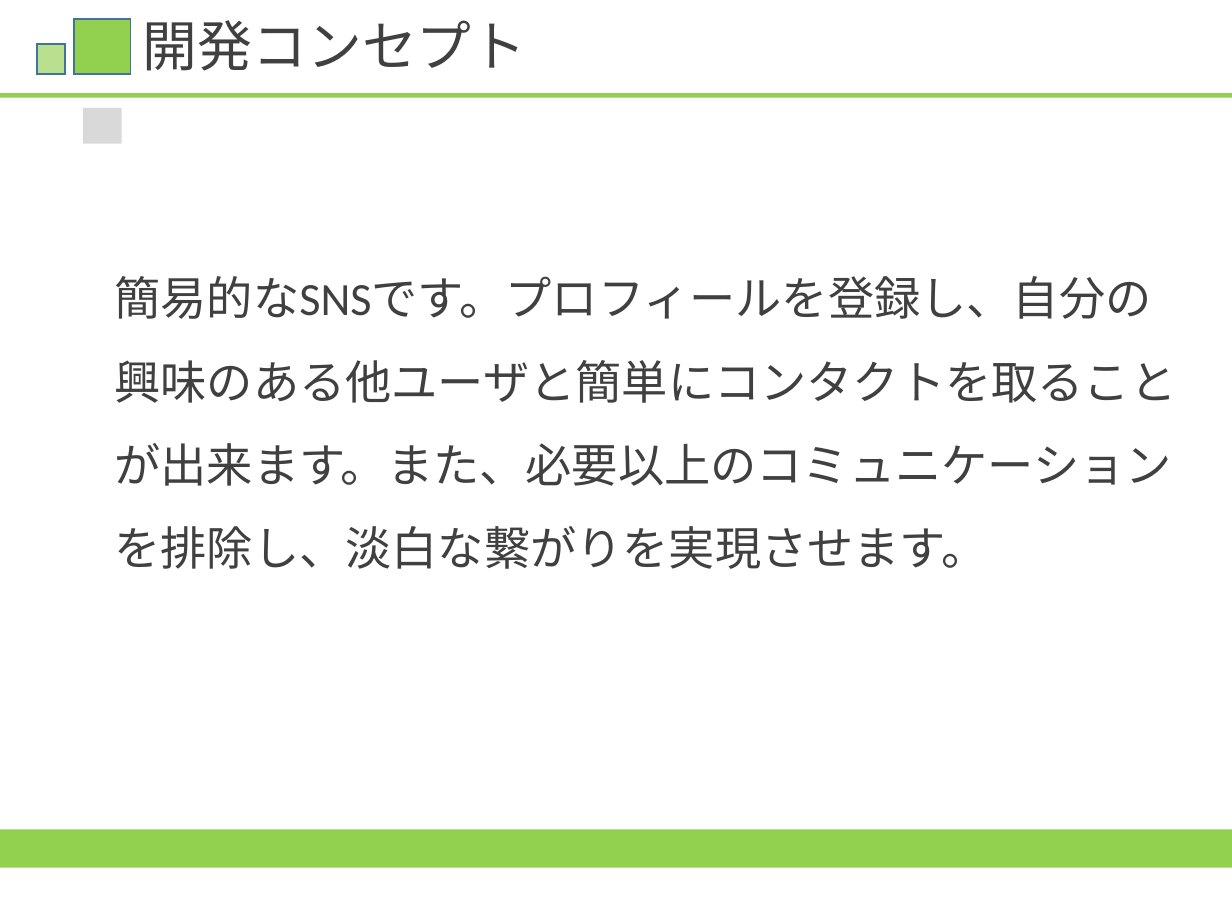
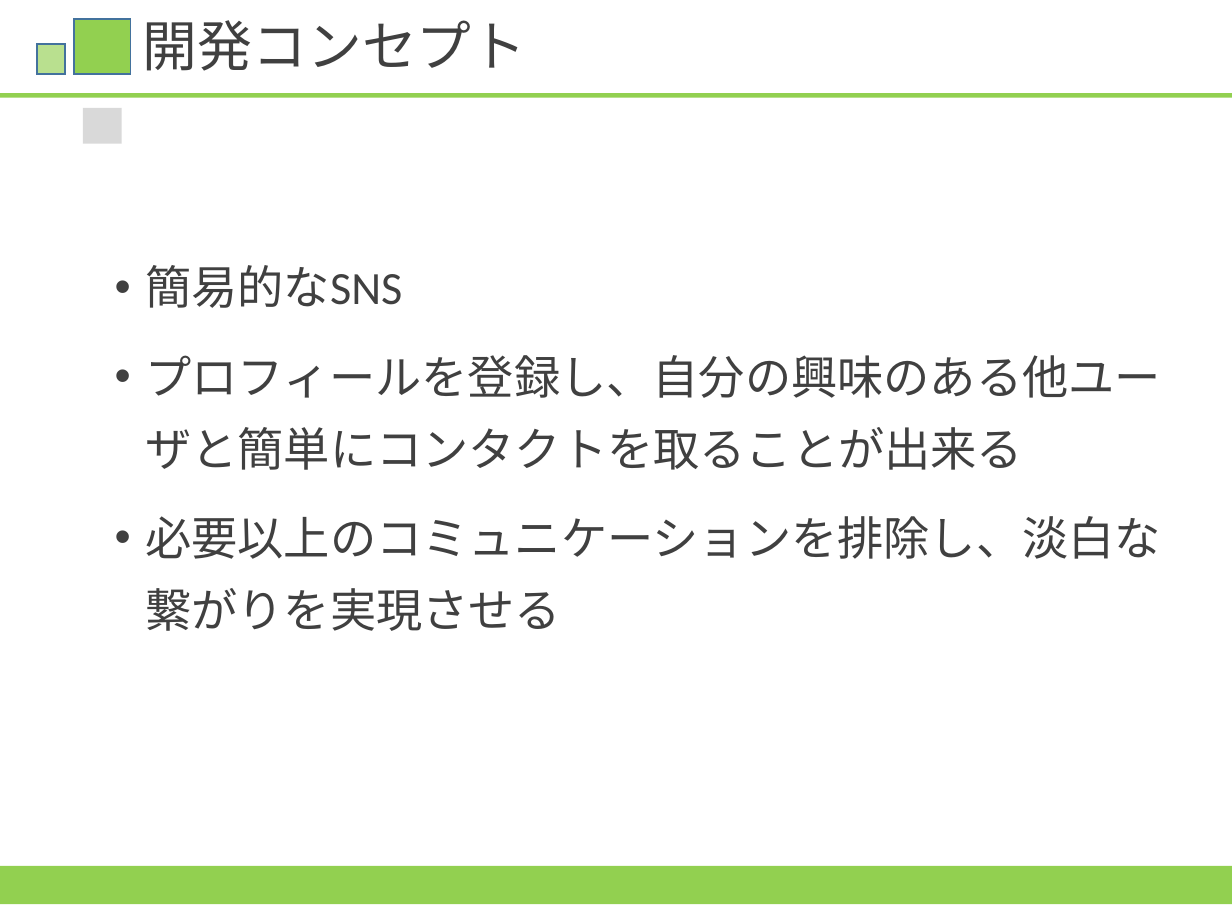
Before and after one commit to HamuroAC/Hamfile, a slide deck: slide 4 of 資料/発表資料.pptx. Drawn at 1232x924 pixels with LibreOffice and Linux fonts; fonts in the diff are those of the drawing. Boxes give left, top, right and bottom in pixels: in the first picture for what was removed or moved away, otherwise in the second. Text is boxed around its words. In the diff, an @@ line names an element or a change of style, - is before the commit and + after.

```diff
--- a/資料/発表資料.pptx
+++ b/資料/発表資料.pptx
@@ text at [145, 265, 1161, 631]: text changed @@
-簡易的なSNSです。プロフィールを登録し、自分の興味のある他ユーザと簡単にコンタクトを取ることが出来ます。また、必要以上のコミュニケーションを排除し、淡白な繋がりを実現させます。
+• 簡易的なSNS
+• プロフィールを登録し、自分の興味のある他ユーザと簡単にコンタクトを取ることが出来る
+• 必要以上のコミュニケーションを排除し、淡白な繋がりを実現させる
@@ rectangle: place and size @@
-rectangle at [0, 829, 1232, 867]
+rectangle at [0, 866, 1232, 904]
```
Also in this commit, not shown: 14 other slides changed.
